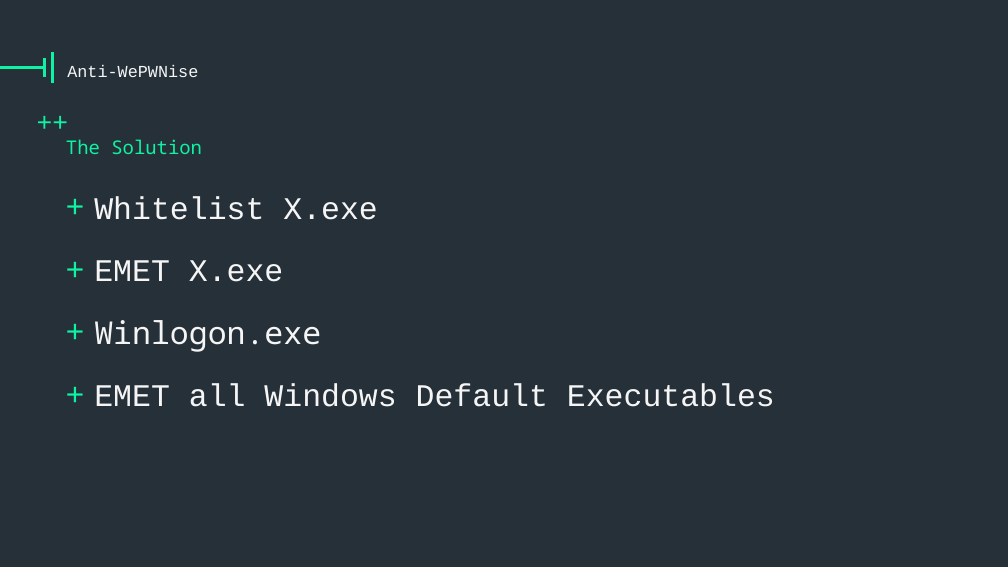
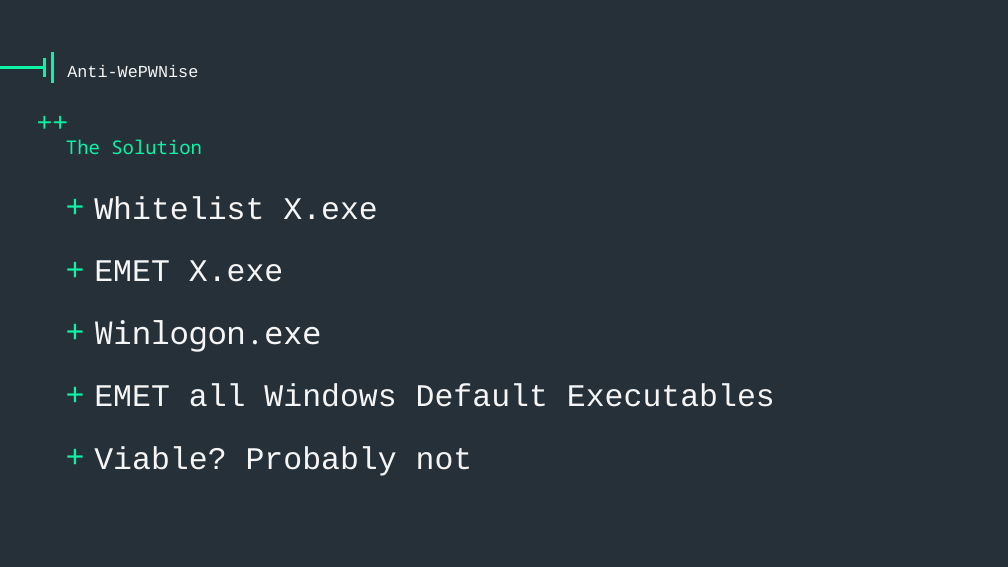
Before and after one commit to vysec/wepwnise-presentation, a slide deck: slide 16 of one-template-to-rule-them-all_emet-part.pptx (slide 13 before the commit). Drawn at 1008x567 pixels with LibreOffice and Linux fonts; fonts in the diff are those of the drawing; background and template pictures are left out. Boxes give left, top, right and bottom in pixels: in the first picture for what was removed or moved away, otherwise in the second. Text is boxed around its words. In the diff, an @@ line names an element or a change of style, - is before the commit and + after.

```diff
--- a/one-template-to-rule-them-all_emet-part.pptx
+++ b/one-template-to-rule-them-all_emet-part.pptx
@@ text at (94,446,473,476): paragraph added @@
++ Viable? Probably not
```
Also in this commit, not shown: 2 other slides changed, 4 slides added, 1 slide removed.
